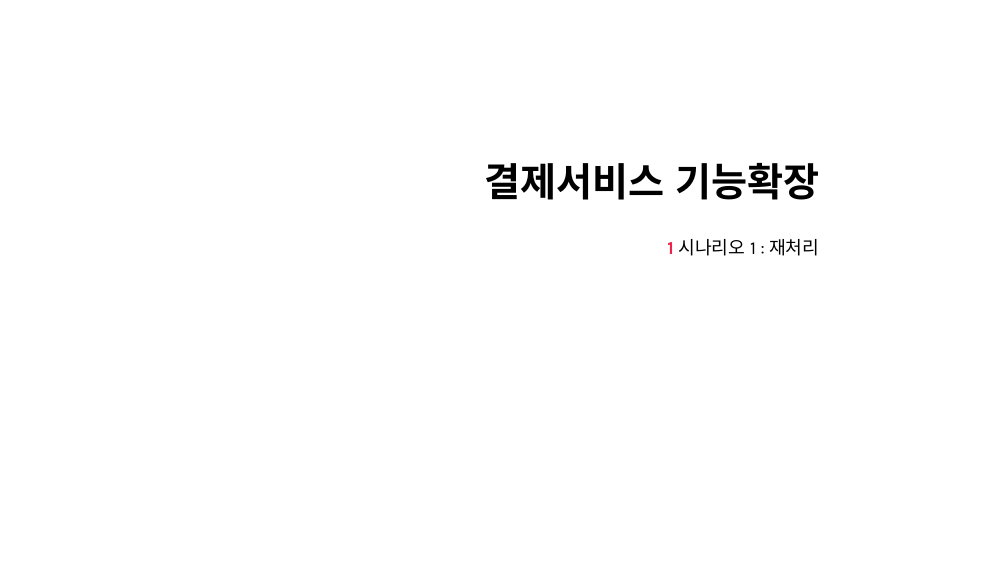
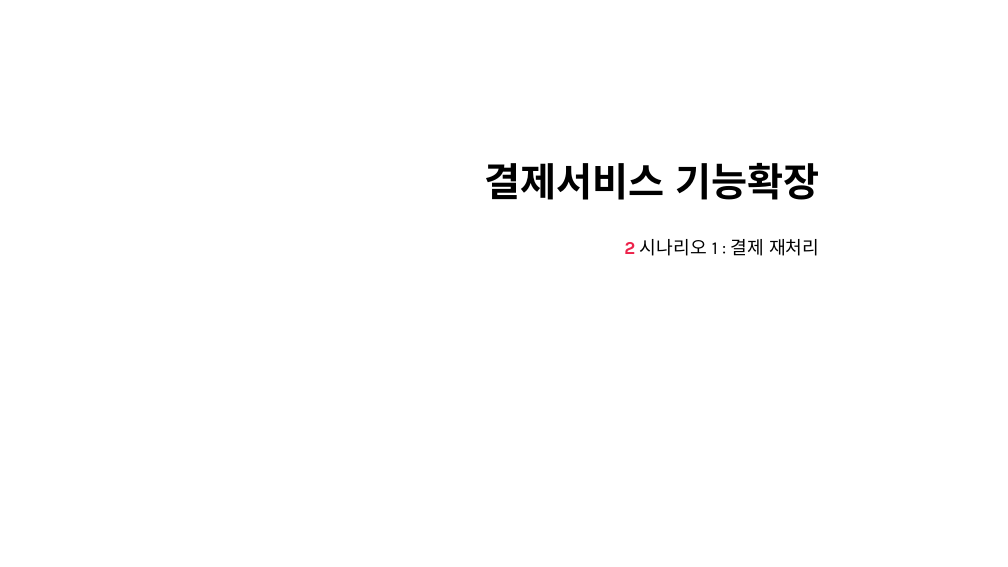
Before and after one commit to nayasis/fastcampus-hyper-webflux, a slide deck: slide 4 of 99.ppt/[Ch4-8. 결제 서비스 기능확장.pptx (slide 1 before the commit). Drawn at 1008x567 pixels with LibreOffice and Linux fonts; fonts in the diff are those of the drawing; background and template pictures are left out. Boxes give left, top, right and bottom in pixels: in the first picture for what was removed or moved away, otherwise in the second. Text is boxed around its words. In the diff, an @@ line names an element or a change of style, - is before the commit and + after.

```diff
--- a/99.ppt/[Ch4-8. 결제 서비스 기능확장.pptx
+++ b/99.ppt/[Ch4-8. 결제 서비스 기능확장.pptx
@@ subtitle at bbox=[624, 239, 819, 256]: text changed @@
-1 시나리오 1 : 재처리
+2 시나리오 1 : 결제 재처리
```
Also in this commit, not shown: 5 other slides changed, 9 slides added.
